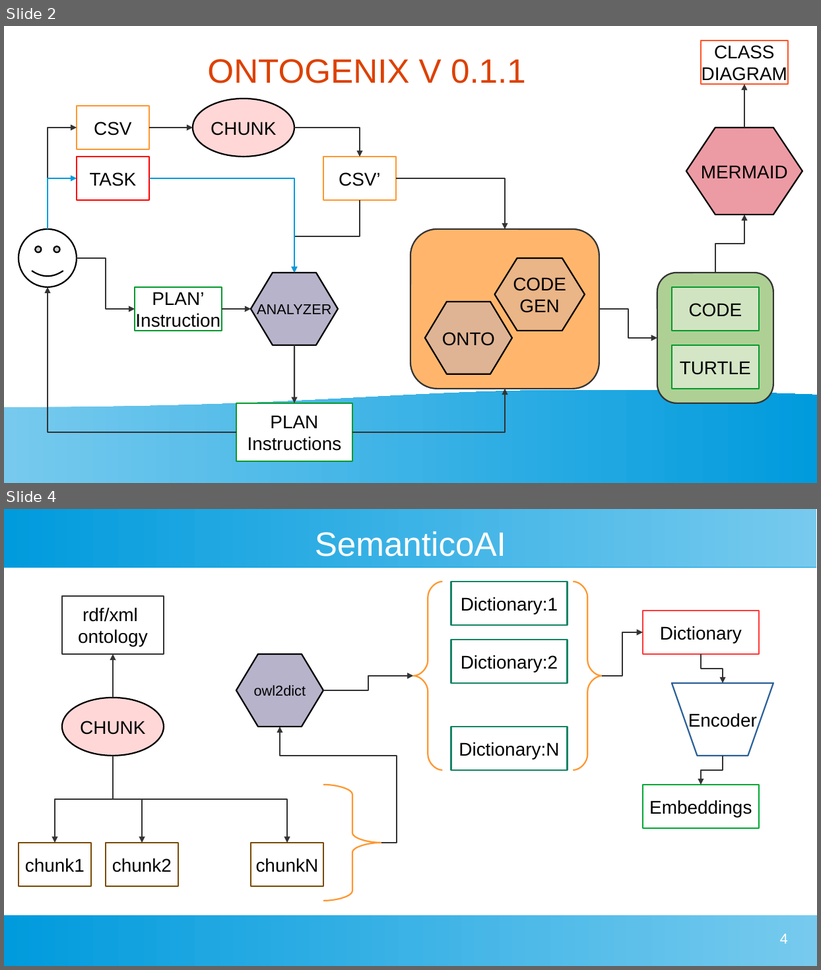
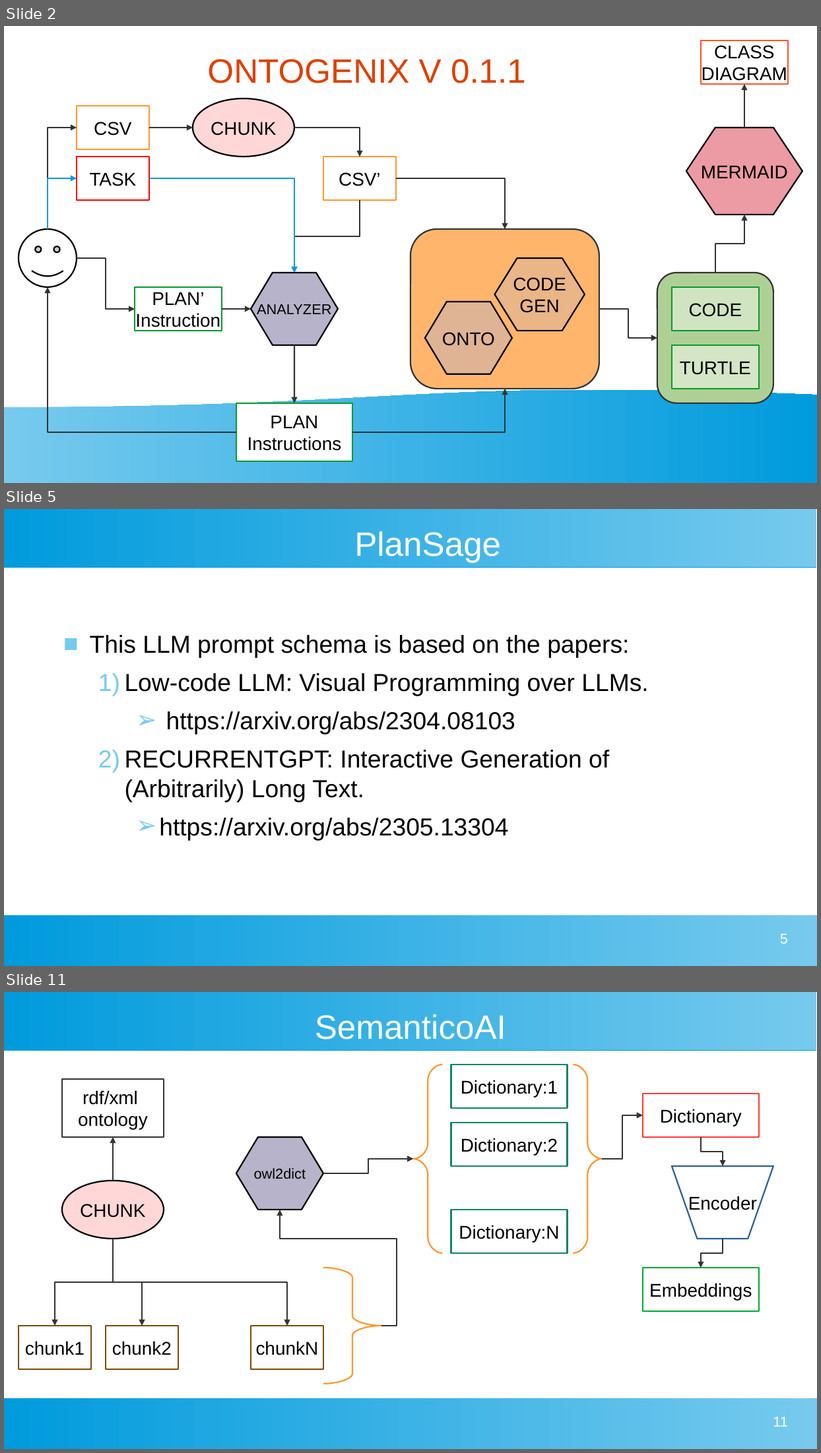
Before and after one commit to tecnomod-um/OntoGenix, a slide deck: IDEAS.odp. Shown one above the other, each under a label of ours: slides 2 and 4 before the commit, slides 2, 5 and 11 after it; the slides between them are not shown. The pictures are 821x970 and 821x1453 pixels, drawn with LibreOffice and Linux fonts; fonts in the diff are those of the drawing. Boxes give left, top, right and bottom in pixels: in the first picture for what was removed or moved away, otherwise in the second. Text is boxed around its words. In the diff, an @@ line names an element or a change of style, - is before the commit and + after.

```diff
--- a/IDEAS.odp
+++ b/IDEAS.odp
@@ slide 5 added at (4,509,817,966), background #FFFFFF; not listed: 2 template elements that a slide beside it also shows @@
@@ title added at (354,531,501,562), 33 pt, text #FFFFFF @@
+PlanSage
@@ text added at (90,635,648,840), 24 pt, text #000000 @@
+■ This LLM prompt schema is based on the papers:
+  1) Low-code LLM: Visual Programming over LLMs.
+    ➢ https://arxiv.org/abs/2304.08103
+  2) RECURRENTGPT: Interactive Generation of (Arbitrarily) Long Text.
+    ➢ https://arxiv.org/abs/2305.13304
@@ page number added at (780,934,788,944), 14 pt, text #FFFFFF @@
+5
@@ what was slide 4 is now slide 11 @@
@@ page number at (773,1417,788,1427): text changed @@
-4
+11
```
Also in this commit, not shown: 1 slide changed, 6 other slides added, 3 other files.
